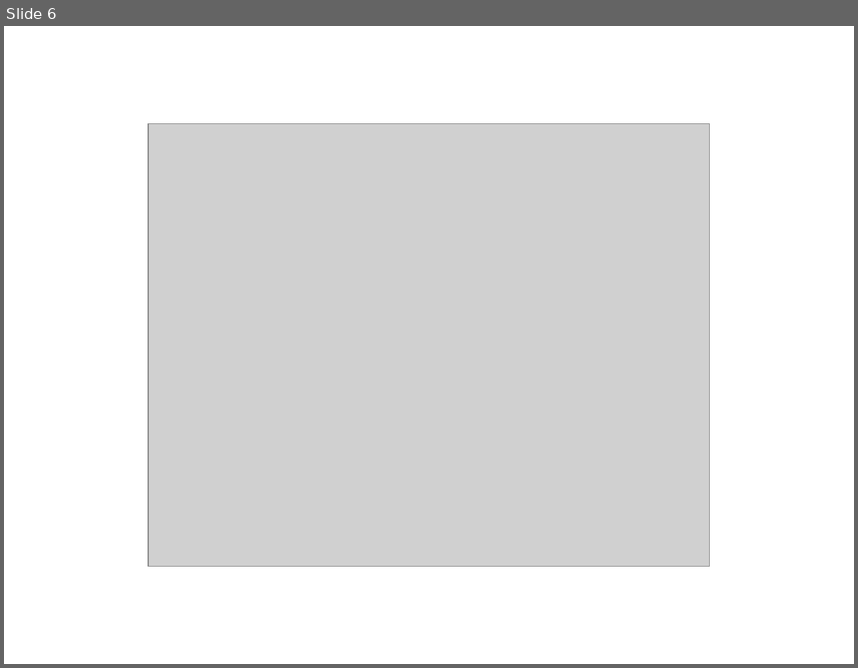
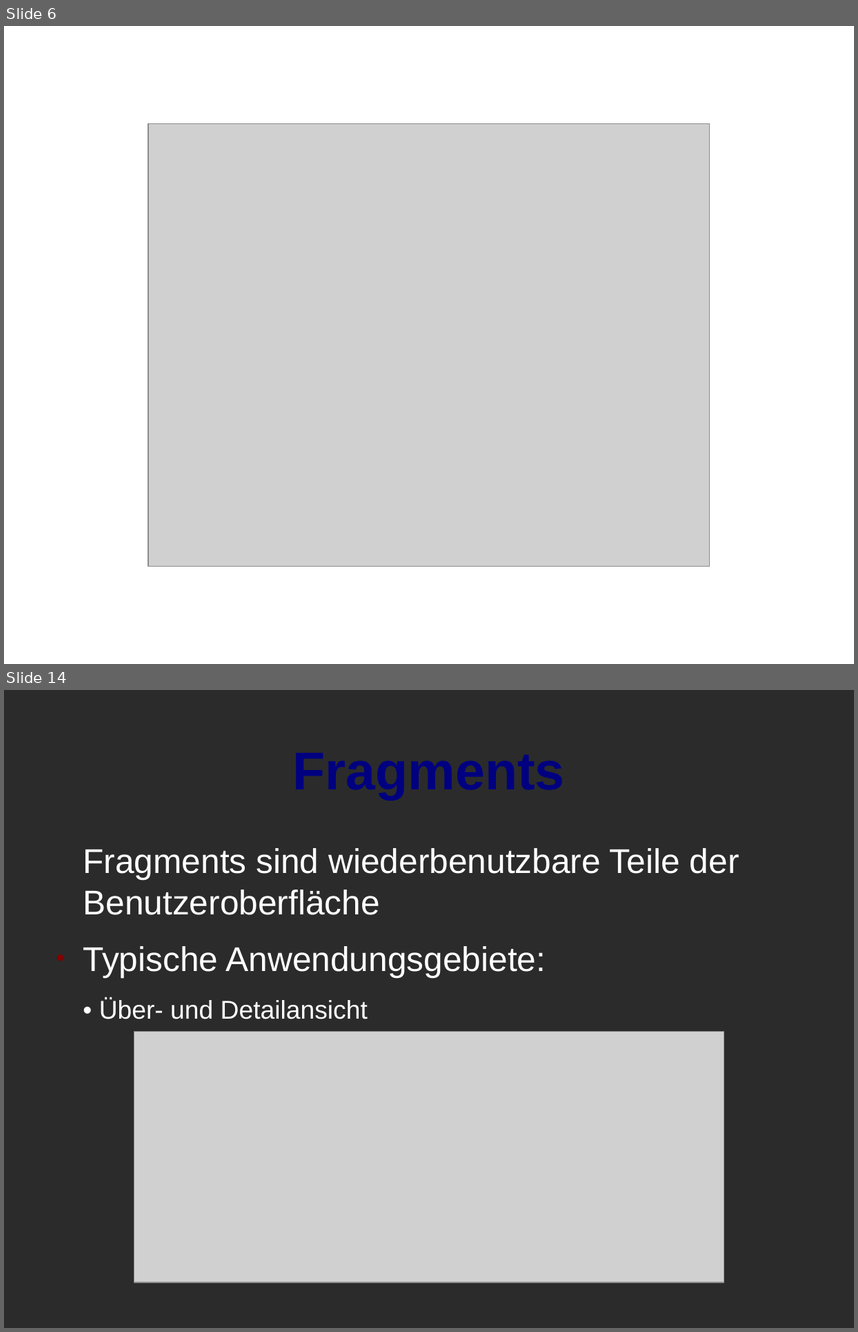
Before and after one commit to torkleyy/school-presentation, a slide deck: doc/presentation.odp. Shown one above the other, each under a label of ours: slide 6 before the commit, slides 6 and 14 after it; the slides between them are not shown. The pictures are 858x668 and 858x1332 pixels, drawn with LibreOffice and Linux fonts; fonts in the diff are those of the drawing; grey boxes stand for pictures; background and template pictures are left out; a plain dark background stands for a picture behind light text. Boxes give left, top, right and bottom in pixels: in the first picture for what was removed or moved away, otherwise in the second. Text is boxed around its words. In the diff, an @@ line names an element or a change of style, - is before the commit and + after.

```diff
--- a/doc/presentation.odp
+++ b/doc/presentation.odp
@@ slide 14 added at [4, 690, 854, 1328], background picture (left out) @@
@@ title added at [46, 716, 812, 822], 49.7 pt, text #000080, bold @@
+Fragments
@@ text added at [83, 848, 740, 1019], 32 pt, text #FFFFFF @@
+Fragments sind wiederbenutzbare Teile der Benutzeroberfläche
+● Typische Anwendungsgebiete:
+• Über- und Detailansicht
@@ picture added at [134, 1032, 724, 1283] @@
```
Also in this commit, not shown: 4 slides changed, 11 other slides added, 2 slides removed, 2 other files.
